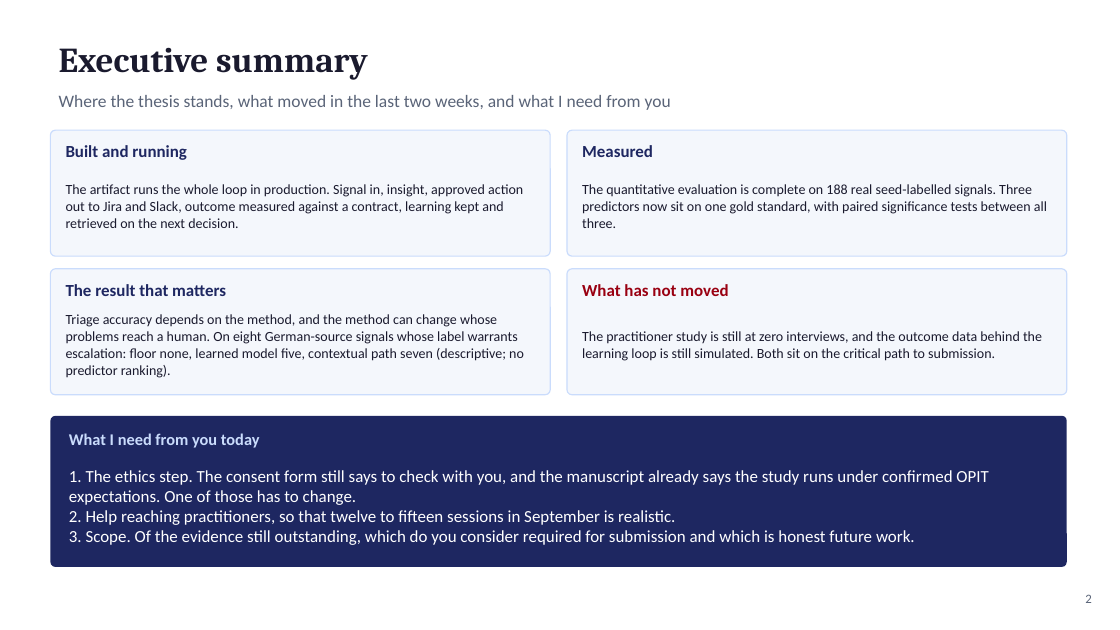
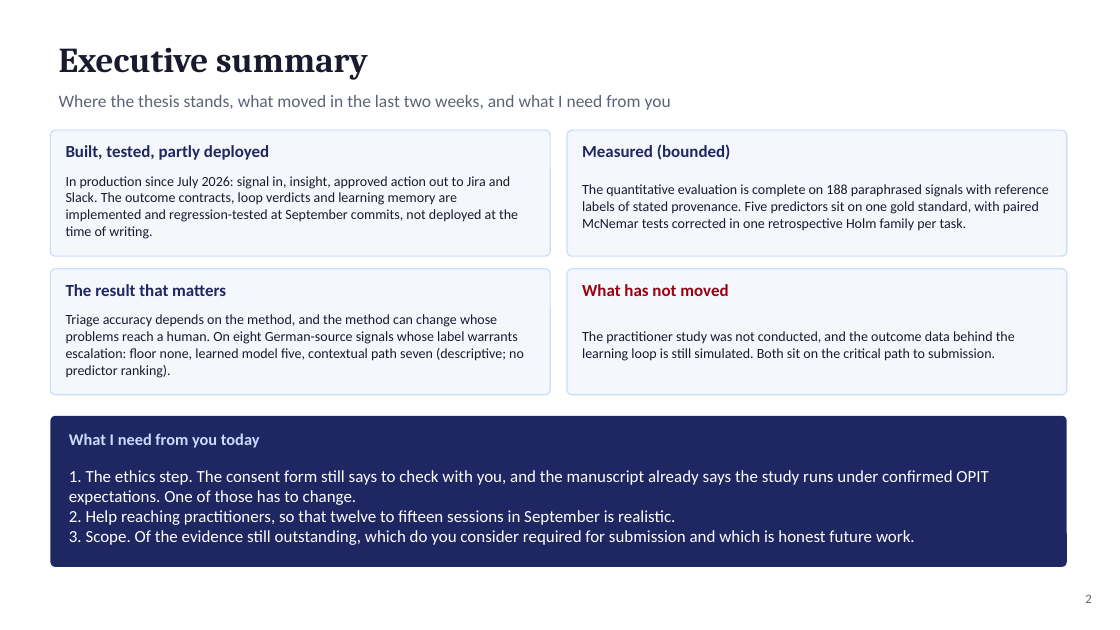
Before and after one commit to fogu13/CLARA, a slide deck: slide 2 of thesis/defense/defense_deck.pptx. Drawn at 1120x630 pixels with LibreOffice and Linux fonts; fonts in the diff are those of the drawing. Boxes give left, top, right and bottom in pixels: in the first picture for what was removed or moved away, otherwise in the second. Text is boxed around its words. In the diff, an @@ line names an element or a change of style, - is before the commit and + after.

```diff
--- a/thesis/defense/defense_deck.pptx
+++ b/thesis/defense/defense_deck.pptx
@@ text at [66,145,269,160]: text changed @@
-Built and running
+Built, tested, partly deployed
@@ text at [582,144,731,160]: text changed @@
-Measured
+Measured (bounded)
@@ text at [66,176,518,239]: text changed @@
-The artifact runs the whole loop in production. Signal in, insight, approved action out to Jira and Slack, outcome measured against a contract, learning kept and retrieved on the next decision.
+In production since July 2026: signal in, insight, approved action out to Jira and Slack. The outcome contracts, loop verdicts and learning memory are implemented and regression-tested at September commits, not deployed at the time of writing.
@@ text at [582,184,1049,231]: text changed @@
-The quantitative evaluation is complete on 188 real seed-labelled signals. Three predictors now sit on one gold standard, with paired significance tests between all three.
+The quantitative evaluation is complete on 188 paraphrased signals with reference labels of stated provenance. Five predictors sit on one gold standard, with paired McNemar tests corrected in one retrospective Holm family per task.
@@ text at [582,331,1015,361]: text changed @@
-The practitioner study is still at zero interviews, and the outcome data behind the learning loop is still simulated. Both sit on the critical path to submission.
+The practitioner study was not conducted, and the outcome data behind the learning loop is still simulated. Both sit on the critical path to submission.
```
Also in this commit, not shown: 18 other slides changed, 6 other files.
